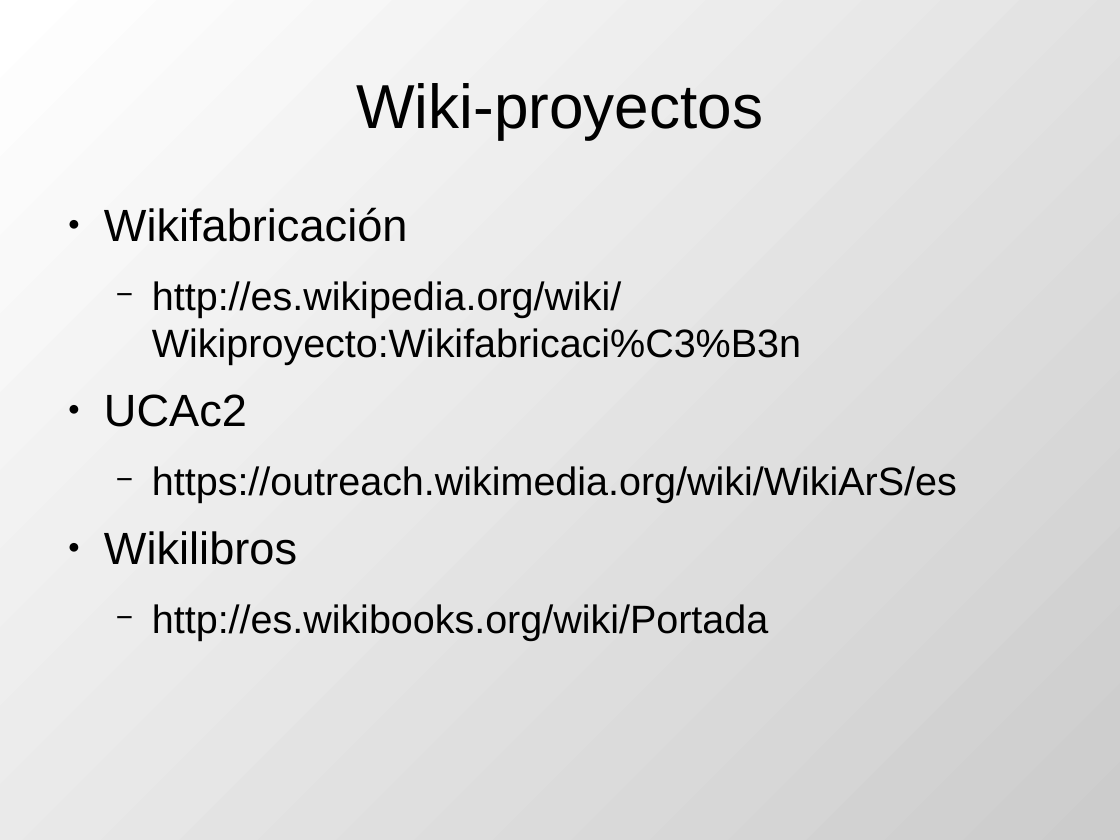
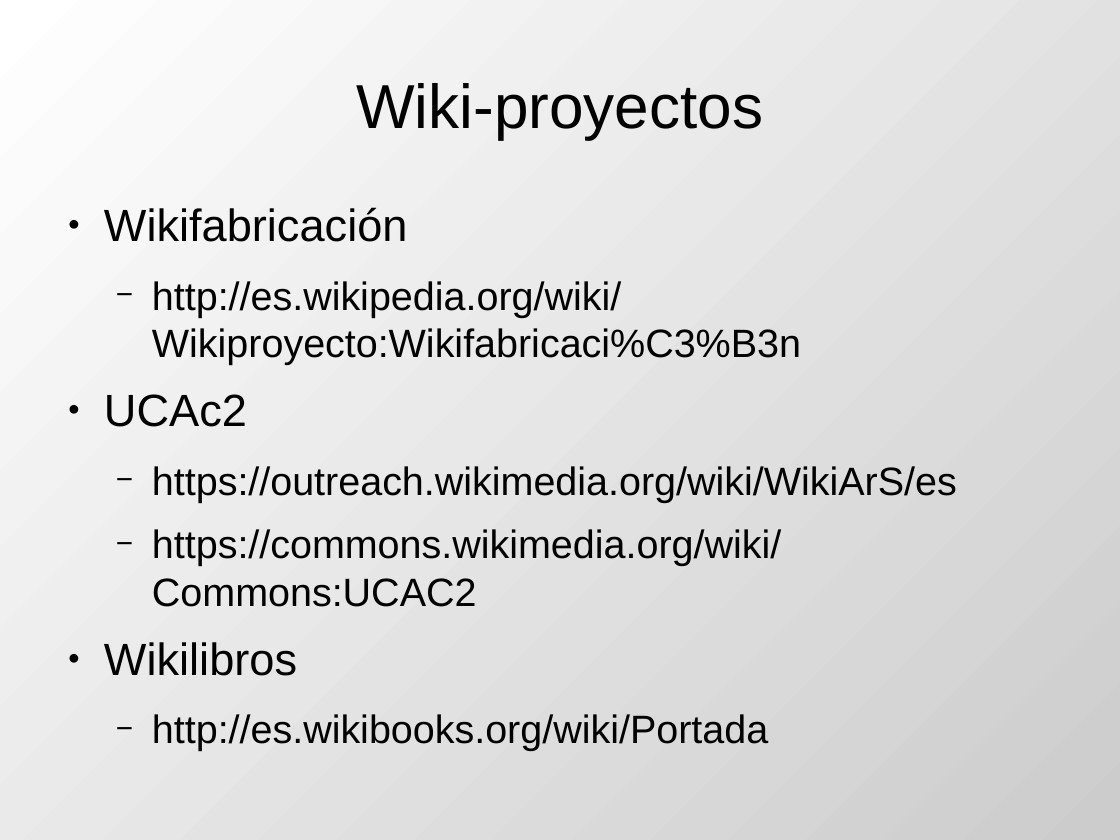
Before and after one commit to DrPantera/wikis4education, a slide deck: slide 9 of uca-2013_07/tema-4-Wikipedia.odp. Drawn at 1120x840 pixels with LibreOffice and Linux fonts; fonts in the diff are those of the drawing. Boxes give left, top, right and bottom in pixels: in the first picture for what was removed or moved away, otherwise in the second. Text is boxed around its words. In the diff, an @@ line names an element or a change of style, - is before the commit and + after.

Commit message:
Añadido enlace a Commons:UCAC2 en transpas Wikipedia

```diff
--- a/uca-2013_07/tema-4-Wikipedia.odp
+++ b/uca-2013_07/tema-4-Wikipedia.odp
@@ text at (152, 529, 781, 607): paragraph added @@
+  − https://commons.wikimedia.org/wiki/Commons:UCAC2
```
Also in this commit, not shown: 1 other file.
